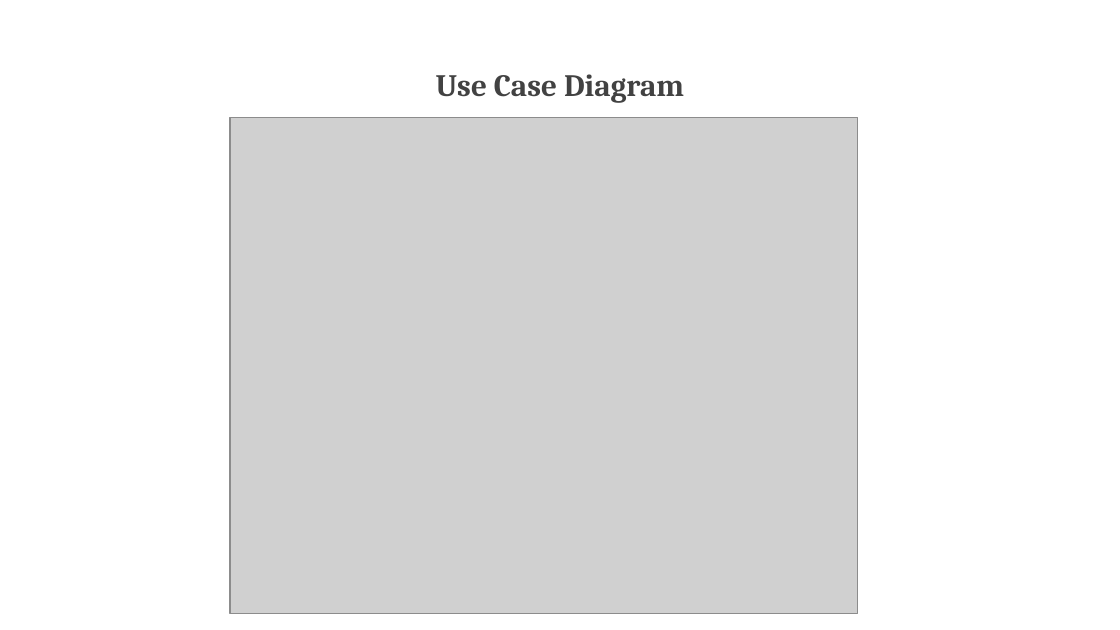
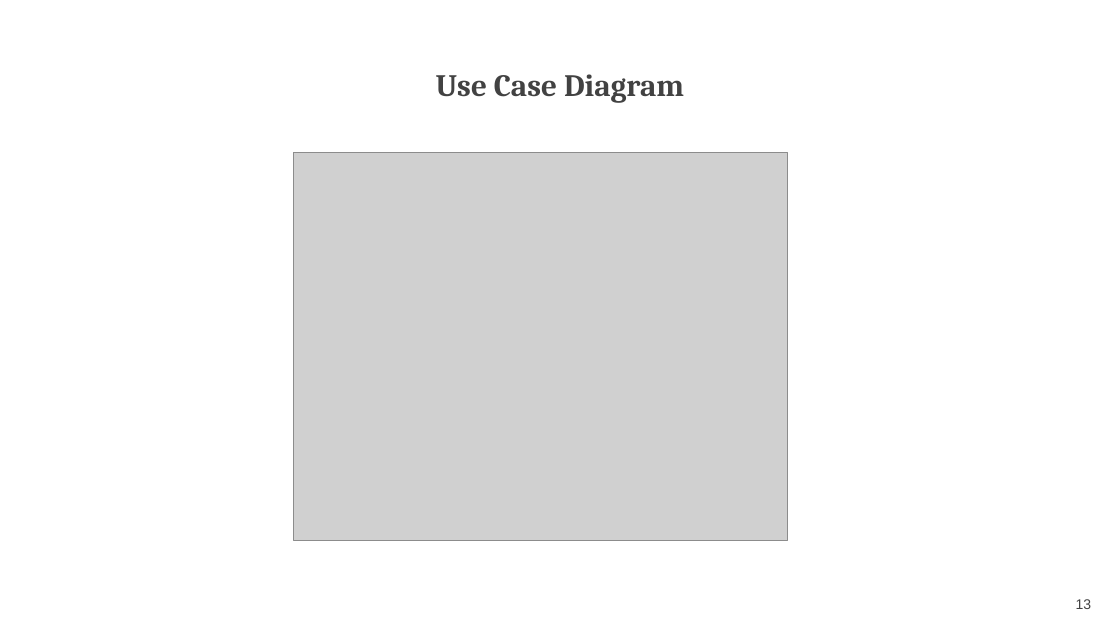
Before and after one commit to VarunBohara/Mini-Project-Documents, a slide deck: slide 13 of MINI PROJECT REVIEW.pptx. Drawn at 1120x630 pixels with LibreOffice and Linux fonts; fonts in the diff are those of the drawing; grey boxes stand for pictures. Boxes give left, top, right and bottom in pixels: in the first picture for what was removed or moved away, otherwise in the second. Text is boxed around its words. In the diff, an @@ line names an element or a change of style, - is before the commit and + after.

```diff
--- a/MINI PROJECT REVIEW.pptx
+++ b/MINI PROJECT REVIEW.pptx
@@ picture: place and size @@
-picture at [230,118,857,614]
+picture at [293,152,787,541]
@@ page number added at [1076,599,1092,609], 9 pt, text #424242 @@
+13
```
Also in this commit, not shown: 13 other slides changed.
